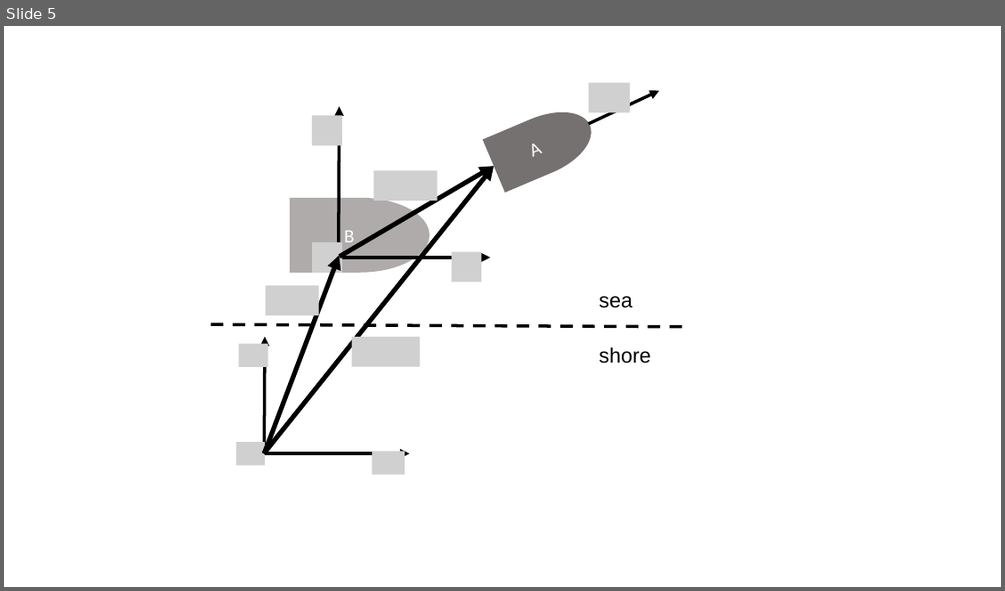
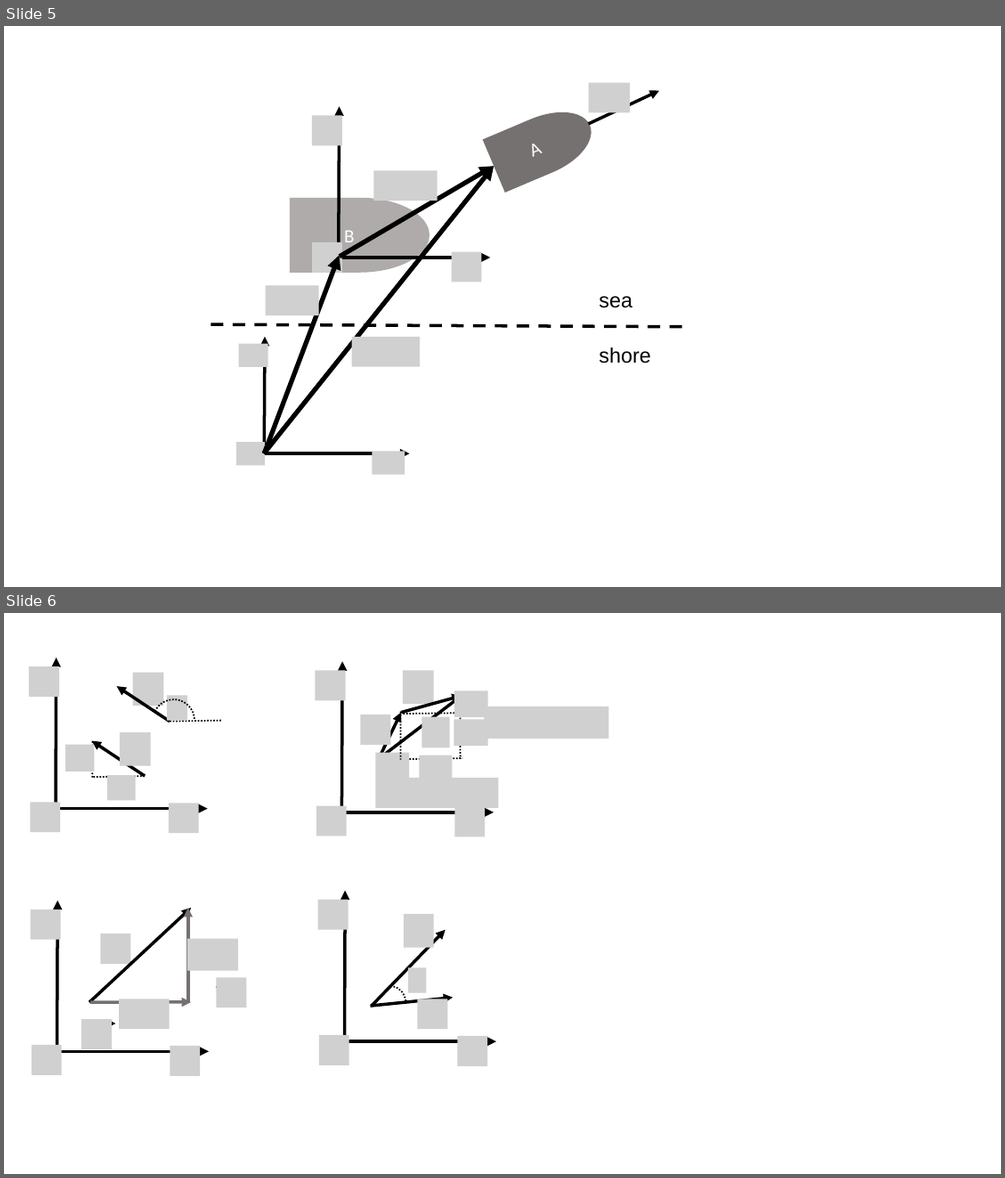
Before and after one commit to OSTP/PhysicsArtofModelling, a slide deck: tex/figures/Figures.pptx. Shown one above the other, each under a label of ours: slide 5 before the commit, slides 5 and 6 after it. The pictures are 1005x591 and 1005x1178 pixels, drawn with LibreOffice and Linux fonts; fonts in the diff are those of the drawing; grey boxes stand for pictures. Boxes give left, top, right and bottom in pixels: in the first picture for what was removed or moved away, otherwise in the second. Text is boxed around its words. In the diff, an @@ line names an element or a change of style, - is before the commit and + after.

```diff
--- a/tex/figures/Figures.pptx
+++ b/tex/figures/Figures.pptx
@@ slide 6 added at [4,613,1001,1174], background #FFFFFF @@
@@ group added at [29,657,221,833]: 8 pictures, 4 arrows, 3 lines, 1 arc (boxed as its full ellipse) @@
@@ group added at [316,662,609,836]: 12 pictures, 5 arrows, 4 lines @@
@@ group added at [318,891,496,1065]: 6 pictures, 4 arrows, 1 arc (boxed as its full ellipse) @@
@@ group added at [30,900,247,1076]: 8 pictures, 7 arrows @@
```
Also in this commit, not shown: 1 slide removed, 3 other files.
